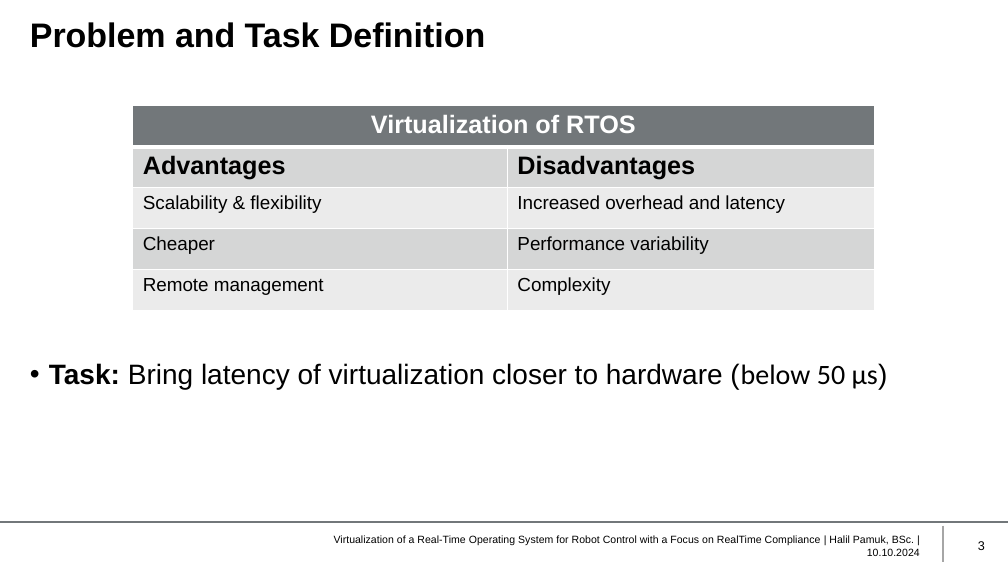
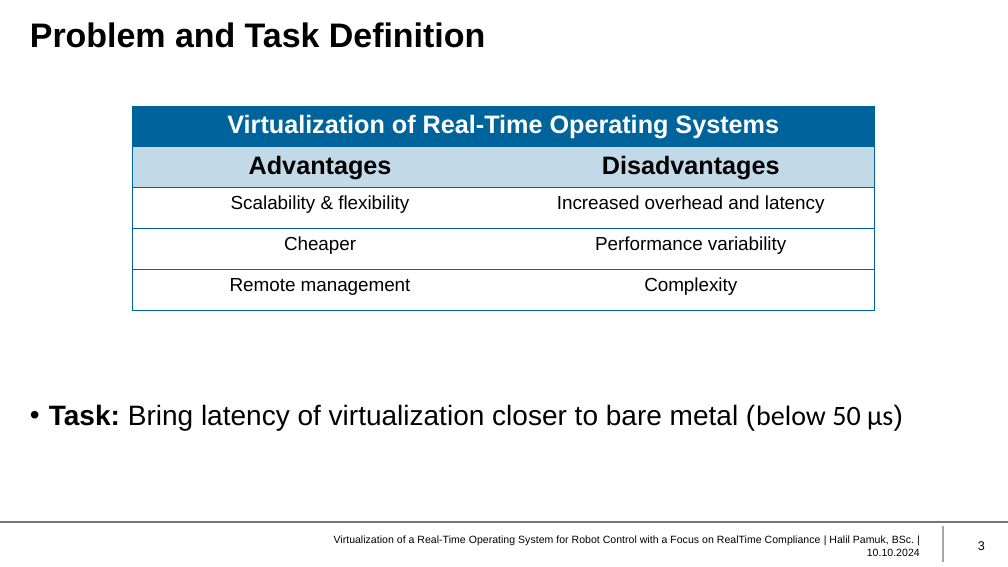
Before and after one commit to HIP24/Masterarbeit, a slide deck: slide 3 of Masterprüfung/Presentation/Presentation.pptx. Drawn at 1008x567 pixels with LibreOffice and Linux fonts; fonts in the diff are those of the drawing; background and template pictures are left out. Boxes give left, top, right and bottom in pixels: in the first picture for what was removed or moved away, otherwise in the second. Text is boxed around its words. In the diff, an @@ line names an element or a change of style, - is before the commit and + after.

```diff
--- a/Masterprüfung/Presentation/Presentation.pptx
+++ b/Masterprüfung/Presentation/Presentation.pptx
@@ table at <box>133,106,875,310</box> @@
-row 1, column 1: Virtualization of RTOS
+row 1, column 1: Virtualization of Real-Time Operating Systems
@@ fill #72777A to none in row 1, column 1 @@
@@ fill #D5D6D7 to #C2DAE7 in row 2 @@
@@ fill #EBECEC to none in 4 cells @@
@@ fill #D5D6D7 to none in row 4 @@
@@ alignment left to centre @@
@@ borders changed @@
@@ text at <box>49,404,903,431</box>: text changed @@
-• Task: Bring latency of virtualization closer to hardware (below 50 μs)
+• Task: Bring latency of virtualization closer to bare metal (below 50 μs)
```
Also in this commit, not shown: 5 other slides changed, 1 other file.
